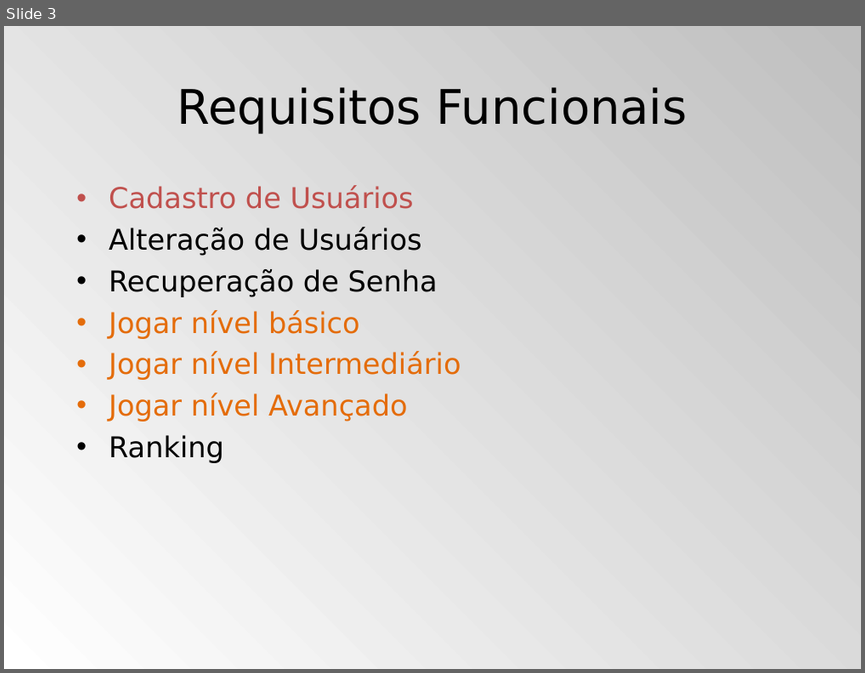
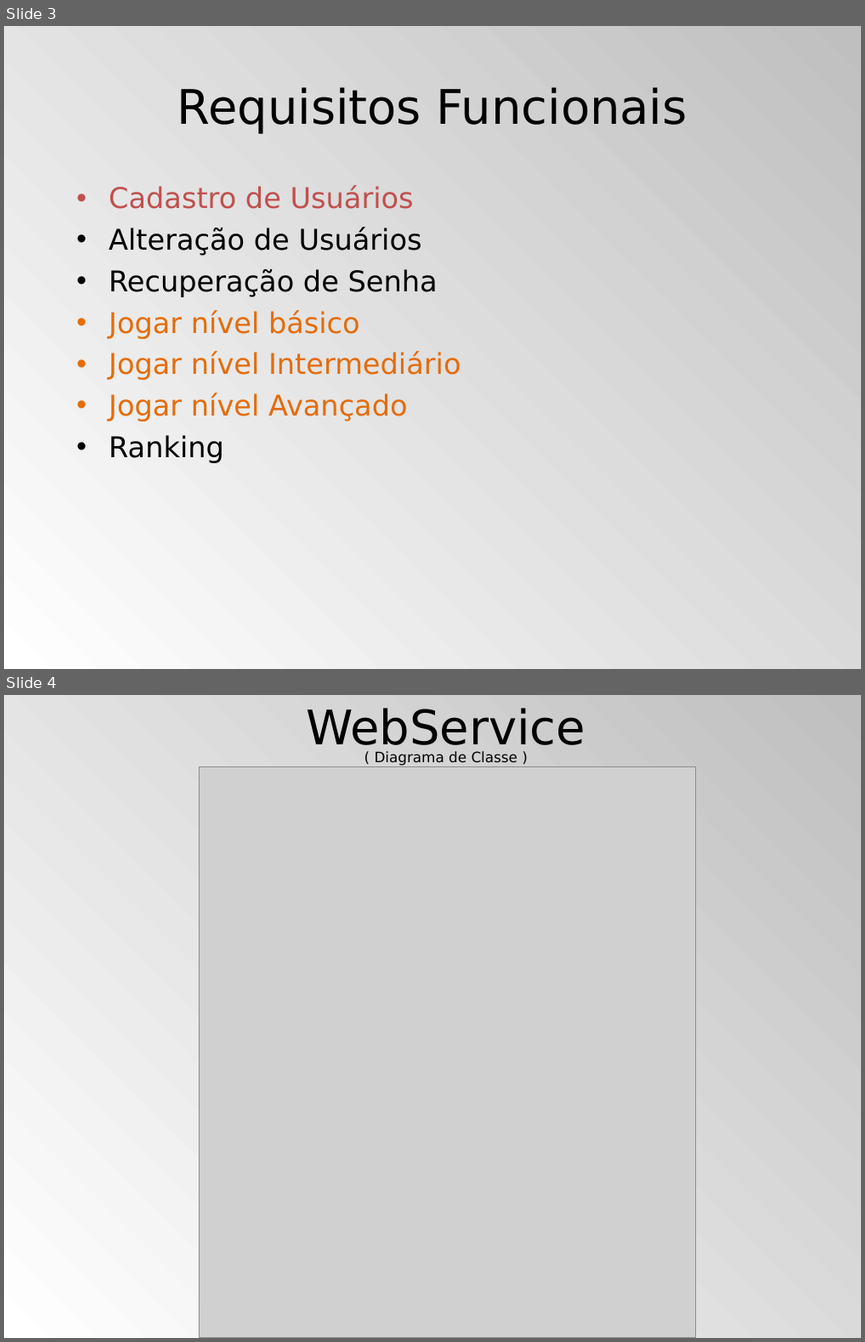
Before and after one commit to ms-uerj/appcodeinspector, a slide deck: trunk/Resources/Documentos/Segundo Seminário.ppt. Shown one above the other, each under a label of ours: slide 3 before the commit, slides 3 and 4 after it. The pictures are 865x673 and 865x1342 pixels, drawn with LibreOffice and Linux fonts; fonts in the diff are those of the drawing; grey boxes stand for pictures. Boxes give left, top, right and bottom in pixels: in the first picture for what was removed or moved away, otherwise in the second. Text is boxed around its words. In the diff, an @@ line names an element or a change of style, - is before the commit and + after.

Commit message:
Adicionado diagrama do WebService.

```diff
--- a/trunk/Resources/Documentos/Segundo Seminário.ppt
+++ b/trunk/Resources/Documentos/Segundo Seminário.ppt
@@ slide 4 added at [4,695,861,1338], background gradient #FFFFFF to #BFBFBF @@
@@ title added at [306,708,585,754], 40 pt, text #000000 @@
+WebService
@@ picture added at [200,767,695,1338] @@
@@ text added at [375,751,517,766], 12 pt, text #000000 @@
+( Diagrama de Classe )
```
